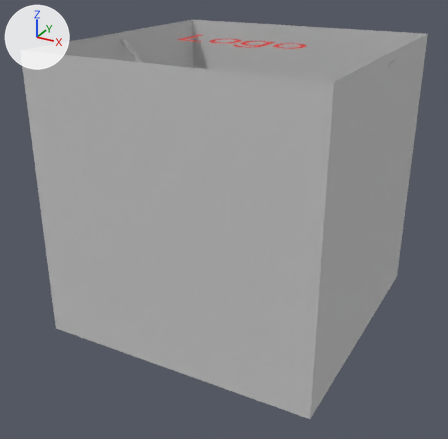
The FBX model Assets/ArtWork/3DModels/Rooms/Drone/DroneRoom.fbx, before and after one commit.
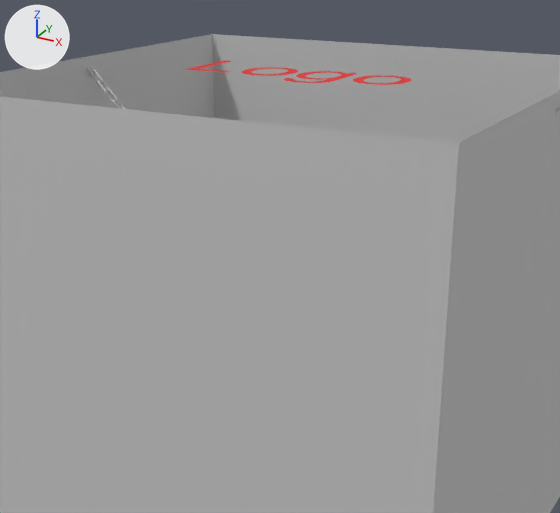
Old and new are each drawn whole from a camera (50 mm lens) standing at (4.89, -9.5, 6.44) and looking at (-0.11, -0.41, 1.89) and again close up on the part from 16% to 87% of the width and 0% to 67% of the height. Every picture has the same lights, and +X, +Y and +Z are marked at upper left. Where no turn or scale is listed for an object, it has been applied to the vertices.

Script lines for the objects in view, before the commit:
```python
me_mesh = bpy.data.meshes.new('Mesh')
me_mesh.from_pydata(...)  # 3758 vertices, 6753 faces; spans x -2.56..2.58, y -2.5..2.5, z -2.52..2.5
# faces by material slot: [3060, 2280, 866, 26, 54, 46, 421]
me_mesh.materials.append(mat_material__4)  # light grey #cacaca
me_mesh.materials.append(mat_material__5)  # light grey #cacaca
me_mesh.materials.append(mat_material__6)  # light grey #cacaca
me_mesh.materials.append(mat_material__7)  # light grey #cacaca
me_mesh.materials.append(mat_material__8)  # light grey #cacaca
me_mesh.materials.append(mat_material__9)  # light grey #cacaca
me_mesh.materials.append(mat_red)  # red #e62626
ob_droneroom = bpy.data.objects.new('DroneRoom', me_mesh)
ob_droneroom.location = (0.0, 0.0, 2.5)
```
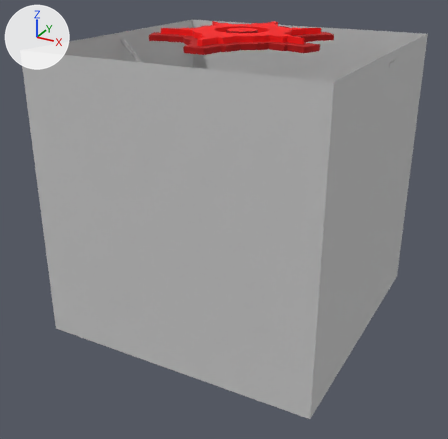
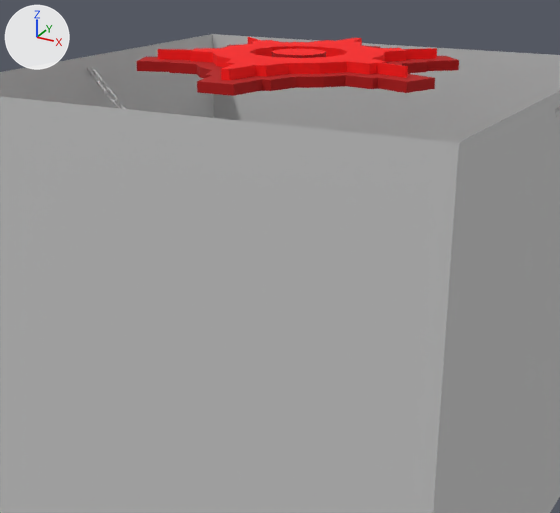
Changed parts and their boxes [x1, y1, x2, y2] in the close-ups (560 x 513 px; the box of a moved part takes in the faces that stretch with it):
```json
{"part": 1, "of": "me_mesh", "change": "added", "after": [272, 49, 326, 58], "on screen": "red"}
{"part": 2, "of": "me_mesh", "change": "deleted", "before": [284, 71, 356, 83]}
{"part": 3, "of": "me_mesh", "change": "deleted", "before": [353, 76, 411, 85]}
{"part": 4, "of": "me_mesh", "change": "deleted", "before": [186, 61, 232, 73]}
{"part": 5, "of": "me_mesh", "change": "moved or reshaped", "before": [242, 67, 298, 76], "after": [137, 37, 459, 96]}
```

Edits to the scene script, one JSON object a line:
```json
{"op": "add", "block": "mat_material__27", "code": ["mat_material__27 = principled_material('Material #27')", "mat_material__27.base_color = (1.0, 0.0, 0.0)  # red #ff0000", "mat_material__27.roughness = 0.859"]}
{"op": "add", "block": "mat_material__28", "code": ["mat_material__28 = principled_material('Material #28')", "mat_material__28.base_color = (0.471, 0.0, 0.0)  # red #b70000", "mat_material__28.roughness = 0.859"]}
{"block": "me_mesh", "where": "# used by ob_droneroom; location = (0.0, 0.0, 2.5)"}
{"op": "remove", "block": "me_mesh", "code": "me_mesh.from_pydata(...)  # 3758 vertices, 6753 faces; spans x -2.56..2.58, y -2.5..2.5, z -2.52..2.5"}
{"op": "add", "block": "me_mesh", "code": "me_mesh.from_pydata(...)  # 3591 vertices, 6776 faces; spans x -2.56..2.58, y -2.5..2.5, z -2.52..2.69"}
{"block": "me_mesh", "change": "me_mesh part 1: a new loose piece of 24 vertices spanning x -0.26..0.26, y -0.26..0.26, z 2.5..2.69"}
{"block": "me_mesh", "change": "me_mesh part 2: the loose piece of 179 vertices spanning x 0.01..0.5, y -0.49..0.29, z 2.48 is deleted"}
{"block": "me_mesh", "change": "me_mesh part 3: the loose piece of 119 vertices spanning x 0.61..1.12, y -0.28..0.29, z 2.48 is deleted"}
{"block": "me_mesh", "change": "me_mesh part 4: the loose piece of 6 vertices spanning x -1.12..-0.65, y -0.27..0.49, z 2.48 is deleted"}
{"block": "me_mesh", "change": "me_mesh part 5: 2 vertices moved from x -0.3..-0.28, y -0.28..-0.2, z 2.48 to x -0.73..-0.52, y 0.63..0.74, z 2.59..2.69; 117 vertices removed from x -0.57..-0.06, y -0.28..0.29, z 2.48; 230 vertices added at x -1.51..1.51, y -1.53..1.53, z 2.5..2.69"}
{"op": "remove", "block": "me_mesh", "code": "me_mesh.materials.append(mat_red)  # red #e62626"}
{"op": "add", "block": "me_mesh", "code": "me_mesh.materials.append(mat_material__27)  # red #ff0000"}
{"op": "add", "block": "me_mesh", "code": "me_mesh.materials.append(mat_material__28)  # red #b70000"}
```
